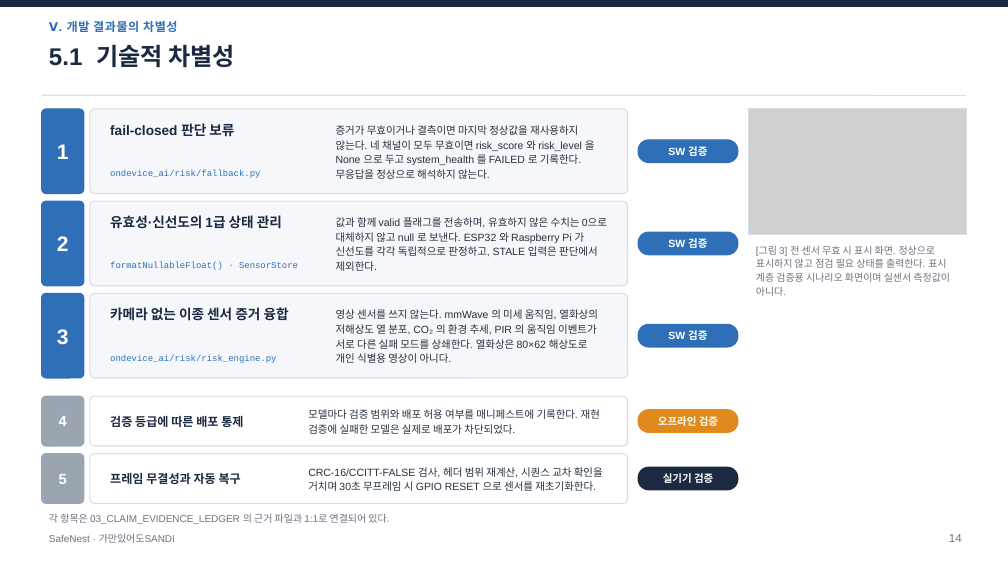
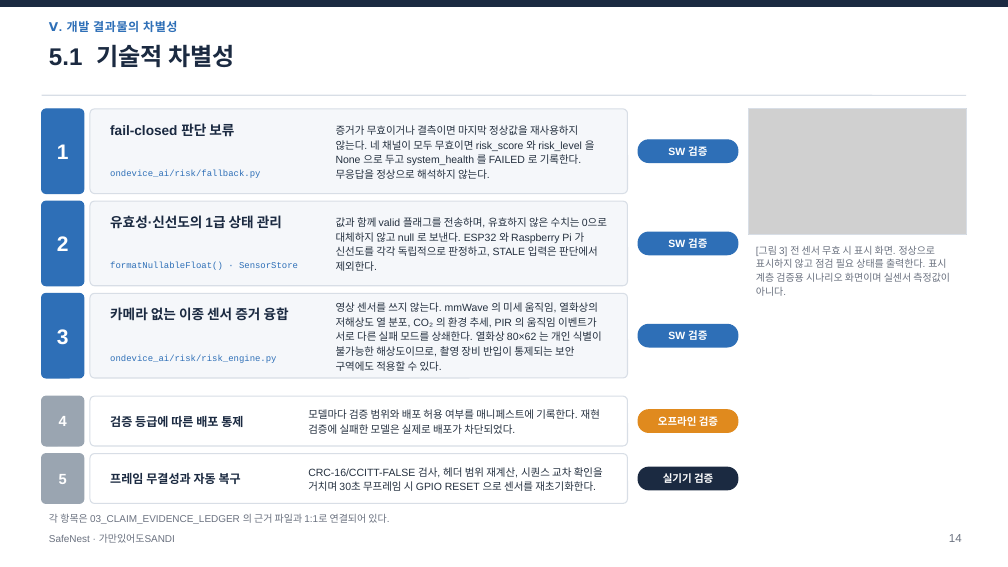
Before and after one commit to jinsu1011/safenest-embedded-competition, a slide deck: slide 15 of final-report/2026ESWContest_자유공모_가만있어도SANDI_개발완료보고서.pptx. Drawn at 1008x567 pixels with LibreOffice and Linux fonts; fonts in the diff are those of the drawing; grey boxes stand for pictures. Boxes give left, top, right and bottom in pixels: in the first picture for what was removed or moved away, otherwise in the second. Text is boxed around its words. In the diff, an @@ line names an element or a change of style, - is before the commit and + after.

```diff
--- a/final-report/2026ESWContest_자유공모_가만있어도SANDI_개발완료보고서.pptx
+++ b/final-report/2026ESWContest_자유공모_가만있어도SANDI_개발완료보고서.pptx
@@ text at (336,302,602,371): text changed @@
-영상 센서를 쓰지 않는다. mmWave 의 미세 움직임, 열화상의 저해상도 열 분포, CO₂ 의 환경 추세, PIR 의 움직임 이벤트가 서로 다른 실패 모드를 상쇄한다. 열화상은 80×62 해상도로 개인 식별용 영상이 아니다.
+영상 센서를 쓰지 않는다. mmWave 의 미세 움직임, 열화상의 저해상도 열 분포, CO₂ 의 환경 추세, PIR 의 움직임 이벤트가 서로 다른 실패 모드를 상쇄한다. 열화상 80×62 는 개인 식별이 불가능한 해상도이므로, 촬영 장비 반입이 통제되는 보안 구역에도 적용할 수 있다.
```
Also in this commit, not shown: 5 other slides changed, 9 other files.
